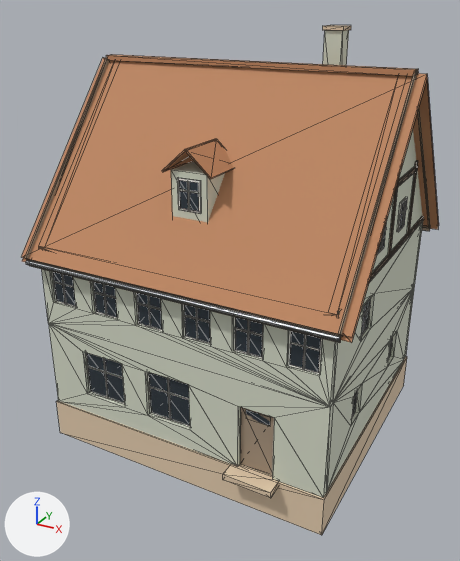
An edit to the glTF model public/maps/assets/models/oldtown-eave-2-lod1.glb, drawn before and after from the same camera.
Before and after are seen from a camera (50 mm lens) standing at (9.52, -18.26, 13.36) and looking at (-0.12, -0.74, 4.61). The lights are fixed; the arrows at lower left show +X, +Y and +Z. The older version comes first. Mesh edges are drawn as thin lines. Where no turn or scale is listed for an object, it has been applied to the vertices.

In view in the first picture: 'oldtown-eave-2-plaster.001'.
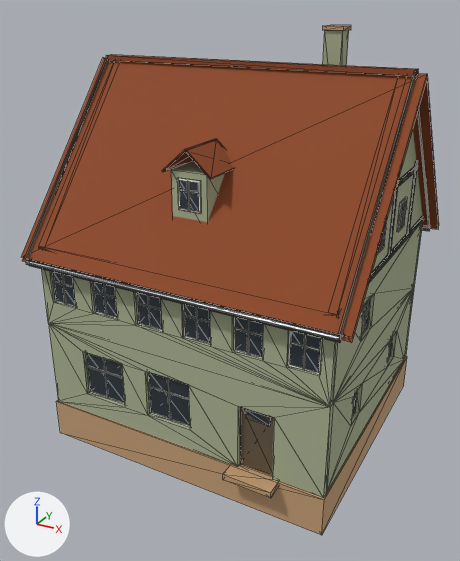
The edits, one by one:
Material 'plaster-ot-1.00-1.10-0.92-lod' (mat_plaster_ot_1_00_1_10_0_92_lod) changes colour from light grey #d6dac8 to greyish green #abb392; in linear values from (0.669, 0.702, 0.576) to (0.408, 0.453, 0.289).
Material 'stone-ot-lod' (mat_stone_ot_lod) changes colour from beige #e4ccae to brown #c6a077; in linear values from (0.773, 0.601, 0.421) to (0.565, 0.351, 0.183).
In material 'stone-ot-lod' (mat_stone_ot_lod), roughness goes from 0.8 to 0.883.
In material 'stone-ot-lod' (mat_stone_ot_lod), metallic goes from 0.0 to 0.0164.
Material 'roof-ot-tiles-lod' (mat_roof_ot_tiles_lod) changes colour from orange #bf8760 to brown #914a26; in linear values from (0.524, 0.244, 0.118) to (0.282, 0.0676, 0.0192).
In material 'roof-ot-tiles-lod' (mat_roof_ot_tiles_lod), roughness goes from 0.8 to 0.917.
In material 'roof-ot-tiles-lod' (mat_roof_ot_tiles_lod), metallic goes from 0.0 to 0.0145.
Material 'door-ot-lod' (mat_door_ot_lod) changes colour from beige #a3907b to brown #645644; in linear values from (0.366, 0.278, 0.197) to (0.127, 0.0932, 0.0583).
In material 'door-ot-lod' (mat_door_ot_lod), roughness goes from 0.8 to 0.519.
In material 'door-ot-lod' (mat_door_ot_lod), metallic goes from 0.0 to 0.0114.

What differs and where, as boxes (x1, y1, x2, y2) in the pictures (460 x 561 px):
'oldtown-eave-2-plaster.001', recoloured, surface changed (darker)
    both: (21, 25, 439, 535)
